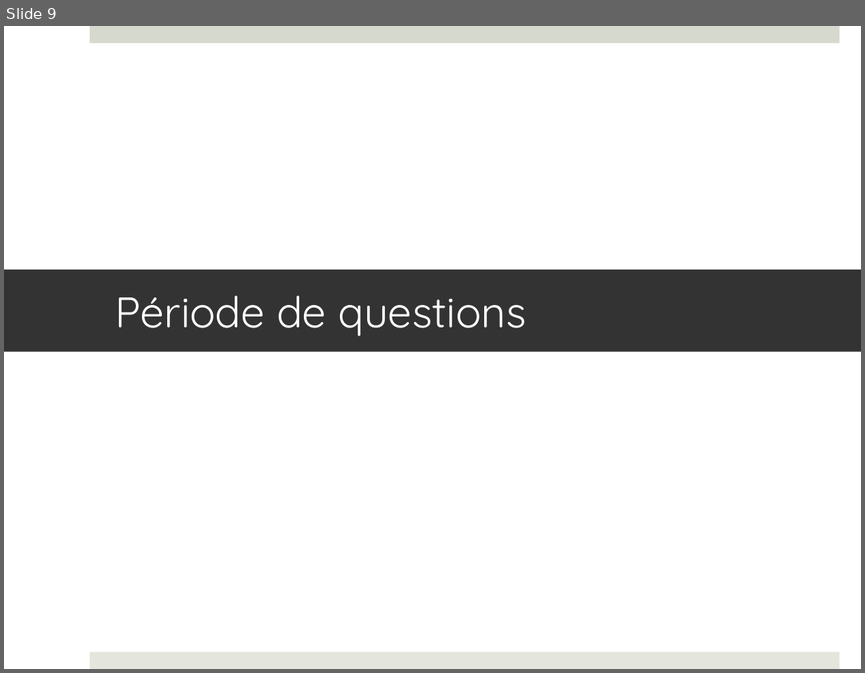
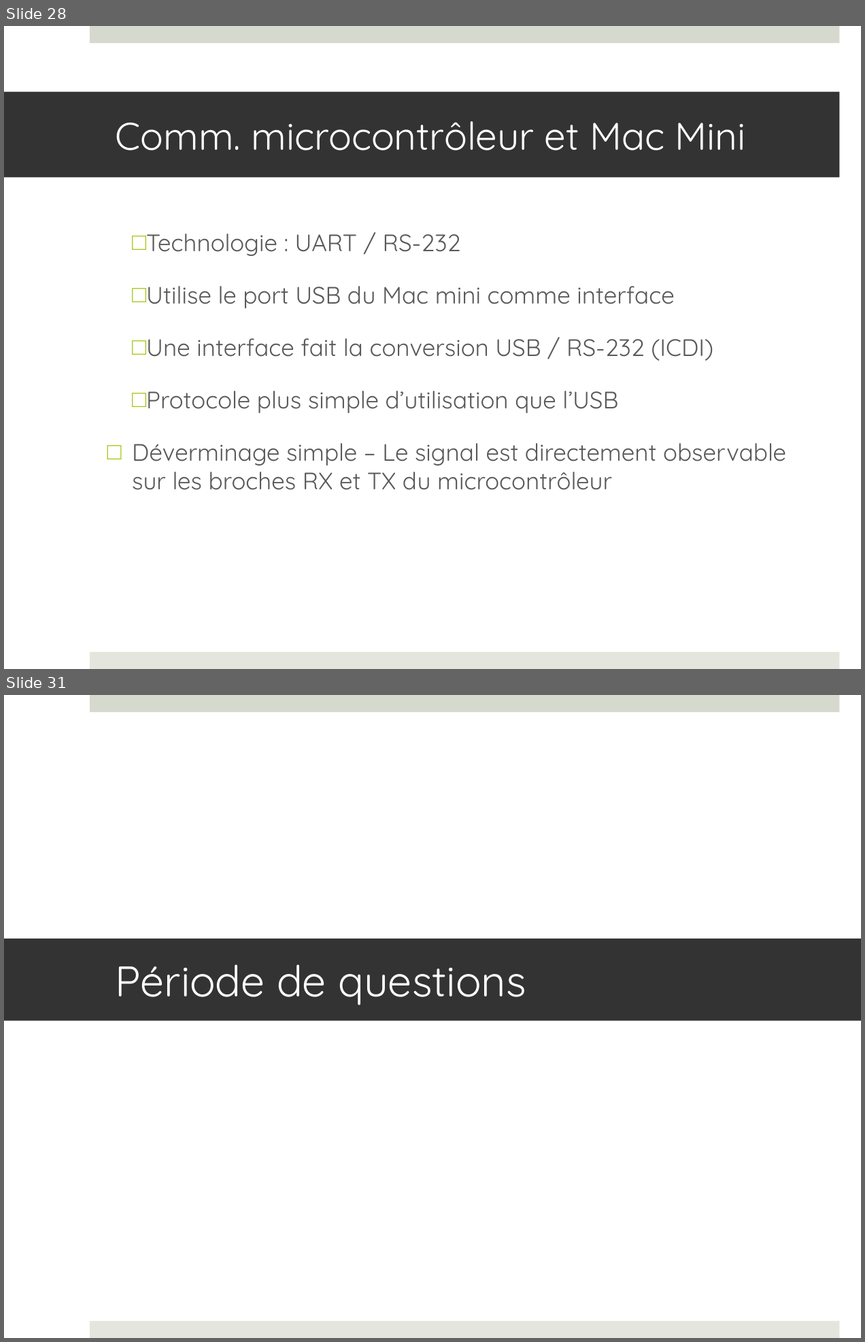
Before and after one commit to francisvalois/design3, a slide deck: reports/presentation/kinocto.pptx. Shown one above the other, each under a label of ours: slide 9 before the commit, slides 28 and 31 after it; the slides between them are not shown. The pictures are 865x673 and 865x1342 pixels, drawn with LibreOffice and Linux fonts; fonts in the diff are those of the drawing. Boxes give left, top, right and bottom in pixels: in the first picture for what was removed or moved away, otherwise in the second. Text is boxed around its words. In the diff, an @@ line names an element or a change of style, - is before the commit and + after.

Commit message:
Ajout de la présentation pas mal final, venez me parler si j'ai corrigé de quoi qui a pas de bon sens ou si vous voulez rajouter quelque chose. Les slides sont dans l'ordre qui les fait fitter. Ya un commentaire sur chaque page avec le nom de la personne qui normalement va dire la slide

```diff
--- a/reports/presentation/kinocto.pptx
+++ b/reports/presentation/kinocto.pptx
@@ slide 28 added at [4, 26, 861, 669], background #FFFFFF; not listed: 2 template elements that a slide beside it also shows @@
@@ title added at [4, 92, 839, 178], fill #333333, 32.4 pt, text #FFFFFF @@
+Comm. microcontrôleur et Mac Mini
@@ text added at [132, 233, 786, 490], 20 pt, text #595959 @@
+□ Technologie : UART / RS-232
+□ Utilise le port USB du Mac mini comme interface
+□ Une interface fait la conversion USB / RS-232 (ICDI)
+□ Protocole plus simple d’utilisation que l’USB
+□ Déverminage simple – Le signal est directement observable sur les broches RX et TX du microcontrôleur
@@ what was slide 9 is now slide 31 @@
```
Also in this commit, not shown: 3 slides changed, 25 other slides added, 4 slides removed, 3 other files.
